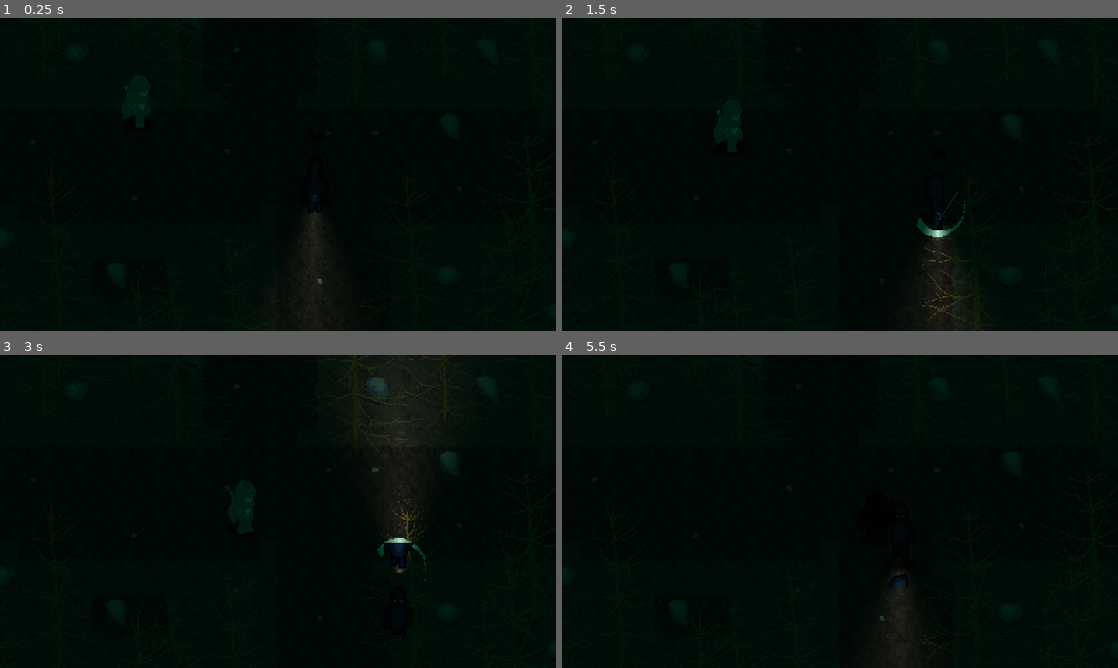
Above: before the commit, frames 1-4 (two rows, left to right).
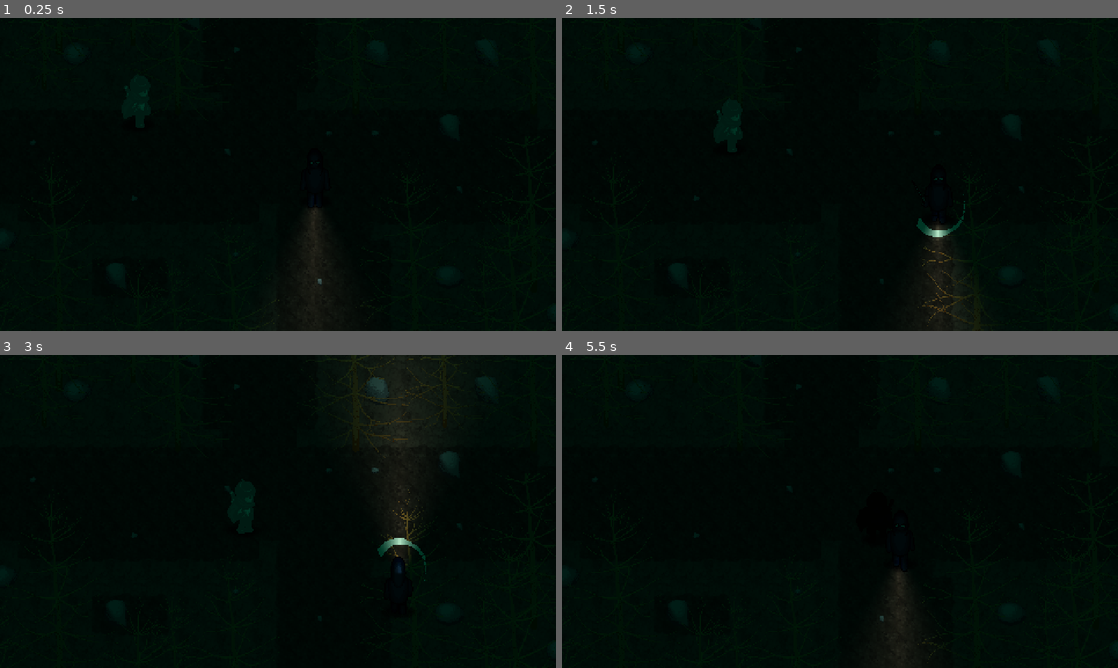
Above: after the commit, the same moments.

Repository: Schoji/horouge
Game: Godot game, scene res://Scenes/playground.tscn
Same seed, same stepped clock (60 frames per second), same inputs: the game is played once before the commit and once after it.
Inputs (mouse positions are in pixels of both pictures, inside the frame that each line leads up to):
- Up to frame 1 (0.25 s): no input
- Up to frame 2 (1.5 s): move the mouse to (962, 158) at 0.52 s; press the mouse at (962, 158) at 0.53 s; hold D (right) 0.53-1.28 s; move the mouse to (728, 190) at 1.27 s; release the mouse at (728, 190) at 1.28 s; hold S (down) from 1.28 s (still down); click (728, 190) at 1.35 s
- Up to frame 3 (3 s): move the mouse to (333, 442) at 2.02 s; release S (down) at 2.03 s; press the mouse at (333, 442) at 2.03 s; hold D (right) 2.03-2.78 s; move the mouse to (250, 574) at 2.77 s; release the mouse at (250, 574) at 2.78 s; hold W (up) from 2.78 s (still down); click (250, 574) at 2.85 s
- Up to frame 4 (5.5 s): move the mouse to (1006, 558) at 3.52 s; release W (up) at 3.53 s; press the mouse at (1006, 558) at 3.53 s; hold A (left) 3.53-5.03 s; move the mouse to (673, 464) at 4.27 s; release the mouse at (673, 464) at 4.28 s; click (673, 464) at 4.35 s; tap Enter at 5 s; move the mouse to (867, 511) at 5.02 s; press the mouse at (867, 511) at 5.03 s; hold S (down) from 5.03 s (still down)

The runs differ from the first frame. In frame 1, less than 0.1% of the frame differs, in the area x 55-58%, y 46-63%; in frame 2, less than 0.1%; in frame 3, 0.1%, in the area x 69-75%, y 60-80%; in frame 4, less than 0.1%.

Commit message:
quickfix knor fix

Diff:
--- a/Player/Player.tscn
+++ b/Player/Player.tscn
@@ -442,7 +442,7 @@
 [node name="Sprite2D" type="Sprite2D" parent="."]
 texture = ExtResource("2_j23h2")
 hframes = 11
-vframes = 8
+vframes = 10
 frame = 23
 
 [node name="AttackEffectSprite" type="Sprite2D" parent="Sprite2D"]
Not shown: 1 places in Player/Player.tscn that only renumber resources
